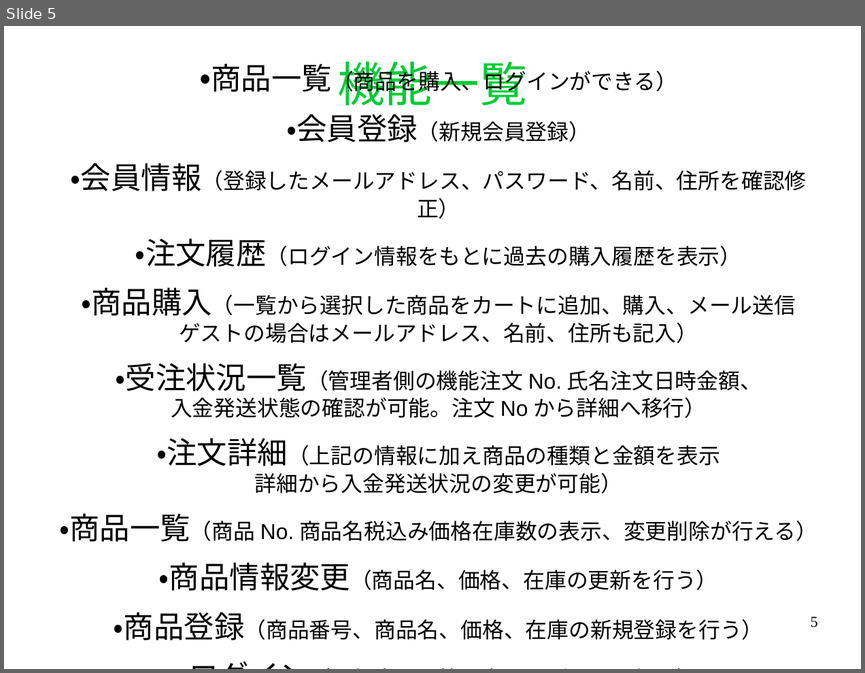
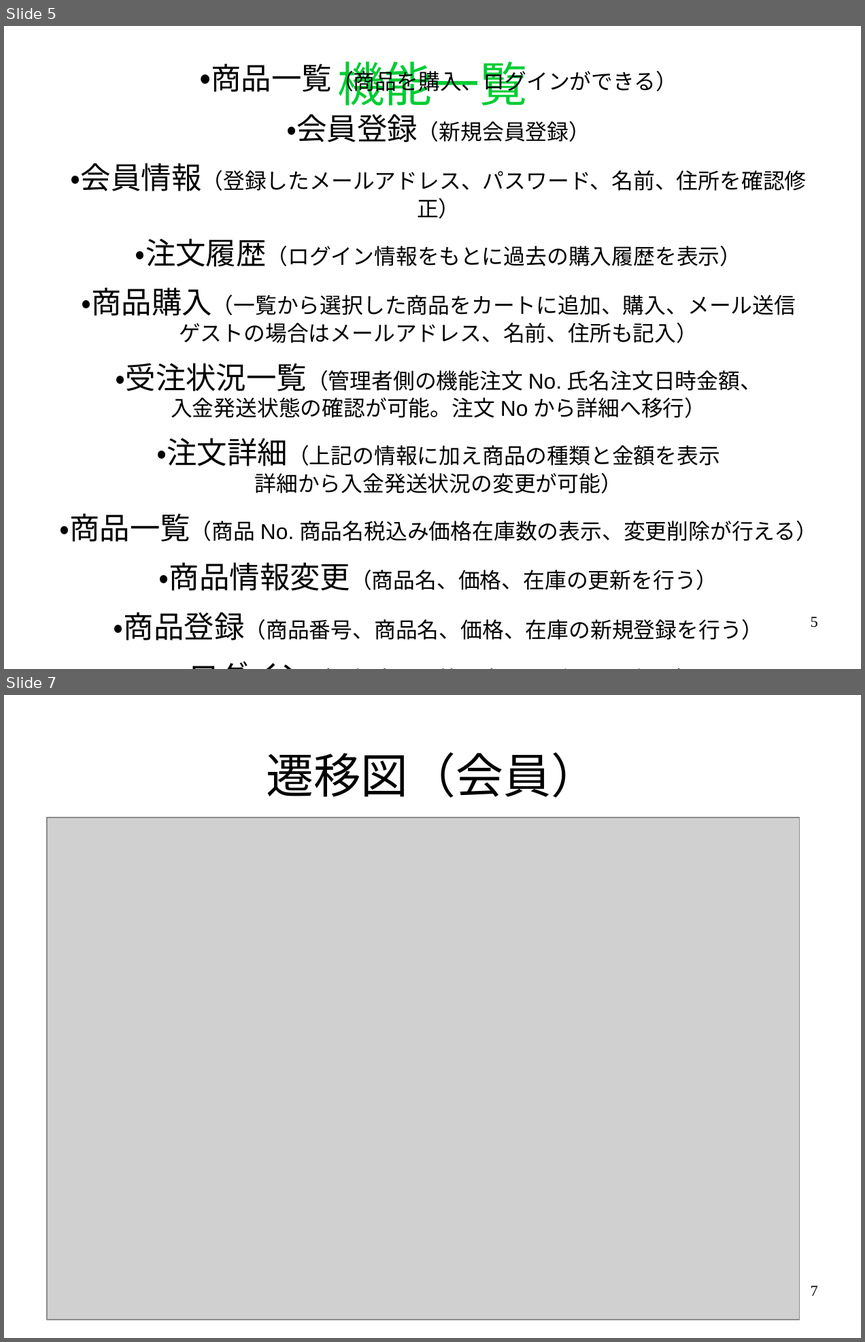
Before and after one commit to black1000/system, a slide deck: ユニフォームプレゼンテーション.odp. Shown one above the other, each under a label of ours: slide 5 before the commit, slides 5 and 7 after it; the slides between them are not shown. The pictures are 865x673 and 865x1342 pixels, drawn with LibreOffice and Linux fonts; fonts in the diff are those of the drawing; grey boxes stand for pictures. Boxes give left, top, right and bottom in pixels: in the first picture for what was removed or moved away, otherwise in the second. Text is boxed around its words. In the diff, an @@ line names an element or a change of style, - is before the commit and + after.

```diff
--- a/ユニフォームプレゼンテーション.odp
+++ b/ユニフォームプレゼンテーション.odp
@@ slide 7 added at box(4, 695, 861, 1338), background #FFFFFF @@
@@ title added at box(266, 752, 598, 798), 44 pt, text #000000 @@
+遷移図（会員）
@@ picture added at box(47, 817, 800, 1319) @@
@@ page number added at box(810, 1285, 818, 1295), 14 pt, text #000000 @@
+7
```
Also in this commit, not shown: 1 slide changed, 5 other slides added, 2 other files.
